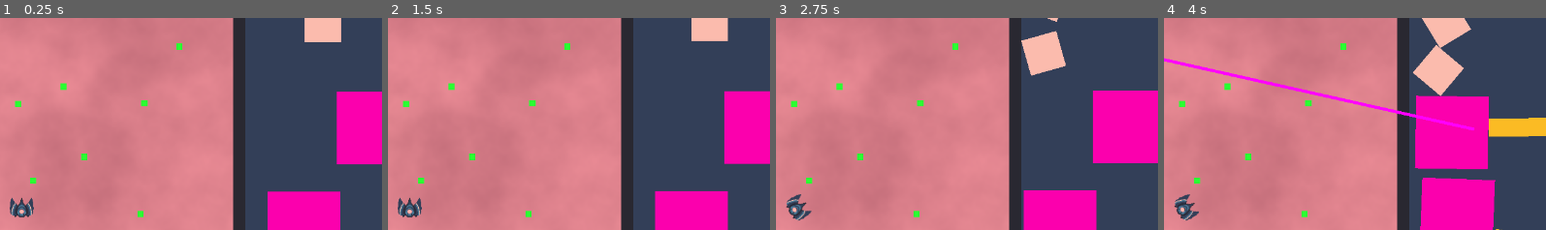
Above: before the commit, frames 1-4 (left to right).
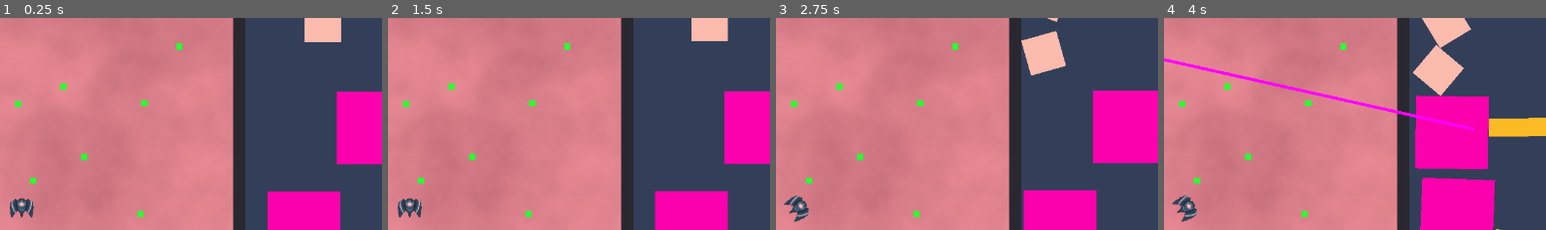
Above: after the commit, the same moments.

Repository: AstralStew/ProjectThornbury
Game: Godot game, scene res://Scenes/level.tscn
Same seed, same stepped clock (60 frames per second), same inputs: the game is played once before the commit and once after it.
Inputs (mouse positions are % of the whole screen's width and height, from its top left):
- Up to frame 1 (0.25 s): no input
- Up to frame 2 (1.5 s): drag from (64, 19) to (20, 44) at 0.52 s; drag from (77, 29) to (20, 44) at 1.27 s
- Up to frame 3 (2.75 s): move the mouse to (66, 37) at 2.02 s; hold D (MoveRight) from 2.03 s (still down); click (66, 37) at 2.17 s
- Up to frame 4 (4 s): release D (MoveRight) at 2.75 s; drag from (61, 86) to (78, 50) at 2.77 s; drag from (65, 63) to (20, 44) at 3.52 s
The pictures show only the part of the screen within x 24-74%, y 36-86%; the shares and areas given below are measured in that part.

The runs differ from the first frame. In frame 1, 0.4% of the frame differs, in the area x 2-9%, y 84-95%; in frame 2, 0.4%; in frame 3, 0.4%, in the area x 2-10%, y 83-97%; in frame 4, 0.4%.

Commit message:
shipflip

Diff:
--- a/Scenes/outside.tscn
+++ b/Scenes/outside.tscn
@@ -70,6 +70,7 @@
 script = ExtResource("1_a5lob")
 
 [node name="ShipsSheet" type="Sprite2D" parent="SubViewportContainer/SubViewport/Ship" unique_id=295043400]
+rotation = 3.1415927
 texture = ExtResource("3_slk23")
 region_enabled = true
 region_rect = Rect2(90, 5, 40, 33)
